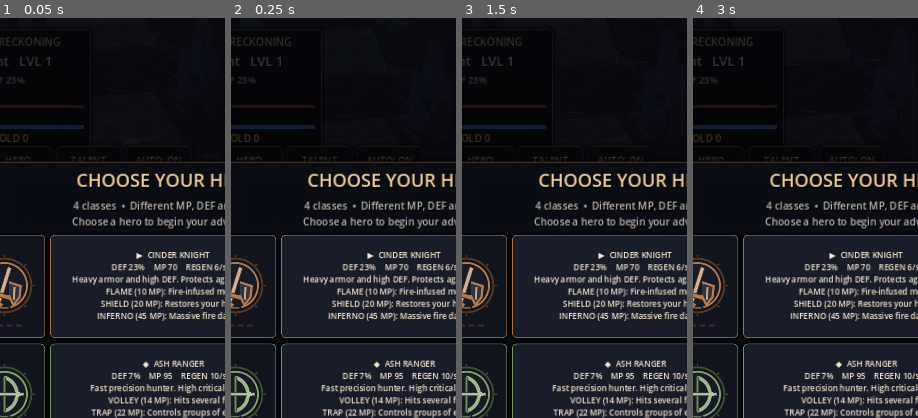
Above: before the commit, frames 1-4 (left to right).
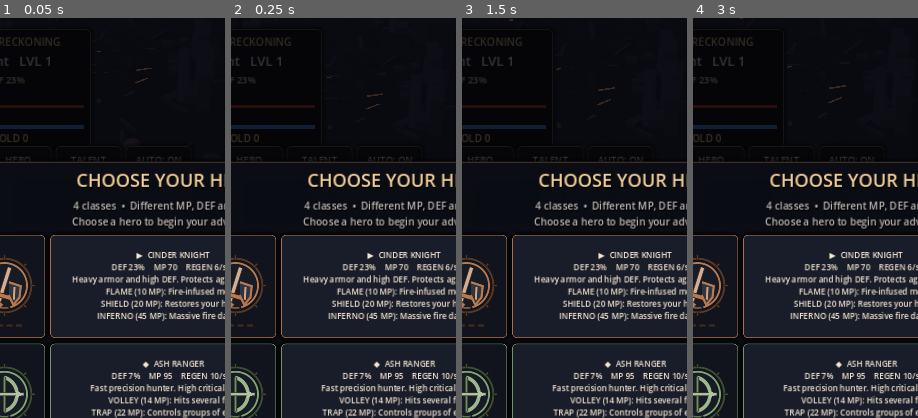
Above: after the commit, the same moments.

Repository: bananofil-wq/AshenIdle
Game: Godot game, scene res://scenes/main.tscn
Two runs of this game, one before a commit and one after it. Both use one fixed random seed, a clock stepped at 60 frames per second and the inputs below.
Inputs:
- Up to frame 1 (0.05 s): no input
- Up to frame 2 (0.25 s): no input
- Up to frame 3 (1.5 s): click "LOOT" at 0.5 s; click "HERO" at 1.25 s
- Up to frame 4 (3 s): click "TALENT" at 2 s; click "AUTO: ON" at 2.75 s
The pictures show only the part of the screen within x 21-71%, y 0-50%; the shares and areas given below are measured in that part.

The runs differ from the first frame. In frame 1, less than 0.1% of the frame differs, in the area x 43-68%, y 8-17%; in frame 2, less than 0.1%; in frame 3, less than 0.1%, in the area x 20-68%, y 0-22%; in frame 4, less than 0.1%.

Commit message:
Replace floating rectangular walkways with rocky polygon corridors and eliminate huge foreground gate beams

Diff:
--- a/scripts/dungeon_builder.gd
+++ b/scripts/dungeon_builder.gd
@@ -121,14 +121,54 @@
     parent.add_child(instance)
 
 func _connect(parent: Node3D, a: Vector3, b: Vector3, width: float, mat: Material) -> void:
-    var difference := b - a
-    var slab := _block(parent, (a + b) * 0.5 + Vector3(0, -0.12, 0), Vector3(width, 0.22, difference.length() + 1.8), mat)
-    slab.rotation.y = atan2(difference.x, difference.z)
+    # A rough-hewn passage built from a real curved polygon strip. The previous
+    # full-width rectangular box read as a pale floating tabletop on the game.
+    var direction: Vector3 = b - a
+    direction.y = 0.0
+    if direction.length_squared() < 0.01:
+        return
+    var forward: Vector3 = direction.normalized()
+    var lateral := Vector3(direction.z, 0, -direction.x).normalized()
+    var length: float = direction.length()
+    var n: int = 10
+    var points_left := PackedVector3Array()
+    var points_right := PackedVector3Array()
+    for i in range(n + 1):
+        var t: float = float(i) / float(n)
+        var taper: float = lerpf(0.85, 1.0, sin(PI * t))
+        var jagged: float = 0.94 + 0.05 * sin(float(i) * 1.8 + float(current_stage))
+        var half_width: float = width * 0.5 * taper * jagged
+        var p: Vector3 = a + forward * length * t + Vector3(0, -0.17, 0)
+        points_left.append(p + lateral * half_width)
+        points_right.append(p - lateral * half_width)
+    var surface := SurfaceTool.new()
+    surface.begin(Mesh.PRIMITIVE_TRIANGLES)
+    for i in range(n):
+        for v in [points_left[i], points_right[i], points_left[i + 1], points_right[i], points_right[i + 1], points_left[i + 1]]:
+            surface.set_uv(Vector2(v.x * 0.28, v.z * 0.28))
+            surface.add_vertex(v)
+    surface.generate_normals()
+    var walkway := MeshInstance3D.new()
+    walkway.name = "CarvedStonePassage"
+    walkway.mesh = surface.commit()
+    walkway.material_override = mat
+    parent.add_child(walkway)
+    # Edges are irregular, not continuous raised beams in the camera view.
+    for i in range(1, n, 3):
+        var p: Vector3 = a.lerp(b, float(i) / float(n))
+        for side in [-1.0, 1.0]:
+            if (i + int(side) + current_stage) % 3 == 0:
+                var pebble := _block(parent, p + lateral * side * (width * 0.56), Vector3(0.38, 0.15, 0.49), rock_material)
+                pebble.rotation.y = randomizer.randf_range(0, TAU)
 
 func _arch(parent: Node3D, center: Vector3, stone: Material) -> void:
+    # Two broken pillars and interrupted lintels frame the gate, without a
+    # horizontal beam across the hero at portrait camera height.
     for sign in [-1.0, 1.0]:
-        _block(parent, center + Vector3(sign * 3.90, 1.10, 0), Vector3(0.65, 2.2, 0.75), stone)
-    _block(parent, center + Vector3(0, 2.36, 0), Vector3(8.45, 0.60, 0.90), stone)
+        var footing := center + Vector3(sign * 3.95, 0, 0)
+        _column(parent, footing, 2.70, 0.46, stone)
+        var broken_lintel := _block(parent, footing + Vector3(-sign * 0.38, 2.6, 0), Vector3(1.15, 0.33, 0.72), stone)
+        broken_lintel.rotation.z = sign * randomizer.randf_range(0.05, 0.18)
 
 func _mountain(parent: Node3D, at: Vector3, height: float, width: float) -> void:
     # A real faceted mountain mesh with layered slopes and a broken summit.
@@ -422,7 +462,7 @@
     var diffuse_path: String = "res://assets/pbr/%s_diff_1k.jpg" % key
     if ResourceLoader.exists(diffuse_path):
         floor_material.albedo_texture = load(diffuse_path)
-        floor_material.albedo_color = [Color("b5c1d1"), Color("8faabe"), Color("8da47f"), Color("a092ba"), Color("92818a")][current_theme]
+        floor_material.albedo_color = [Color("919eaf"), Color("8da5b8"), Color("84997b"), Color("9b8eb0"), Color("857981")][current_theme]
     else:
         floor_material.albedo_texture = _terrain_texture()
         floor_material.albedo_color = Color("c0c5c5")
@@ -588,7 +628,7 @@
         if i > 0:
             _landmark(room, p, i)
         if i > 0:
-            _connect(room, walk_points[i-1] + Vector3(0, 0, -4.3), p + Vector3(0, 0, 4.3), 5.9, floor_material)
+            _connect(room, walk_points[i-1] + Vector3(0, 0, -4.3), p + Vector3(0, 0, 4.3), 4.75, floor_material)
         if i == 3 and current_stage % 10 == 0:
             _boss_sanctum(room, p)
             var altar := _column(room, p + Vector3(0, -0.03, -2.8), 0.35, 2.7, rock_material, 12)
